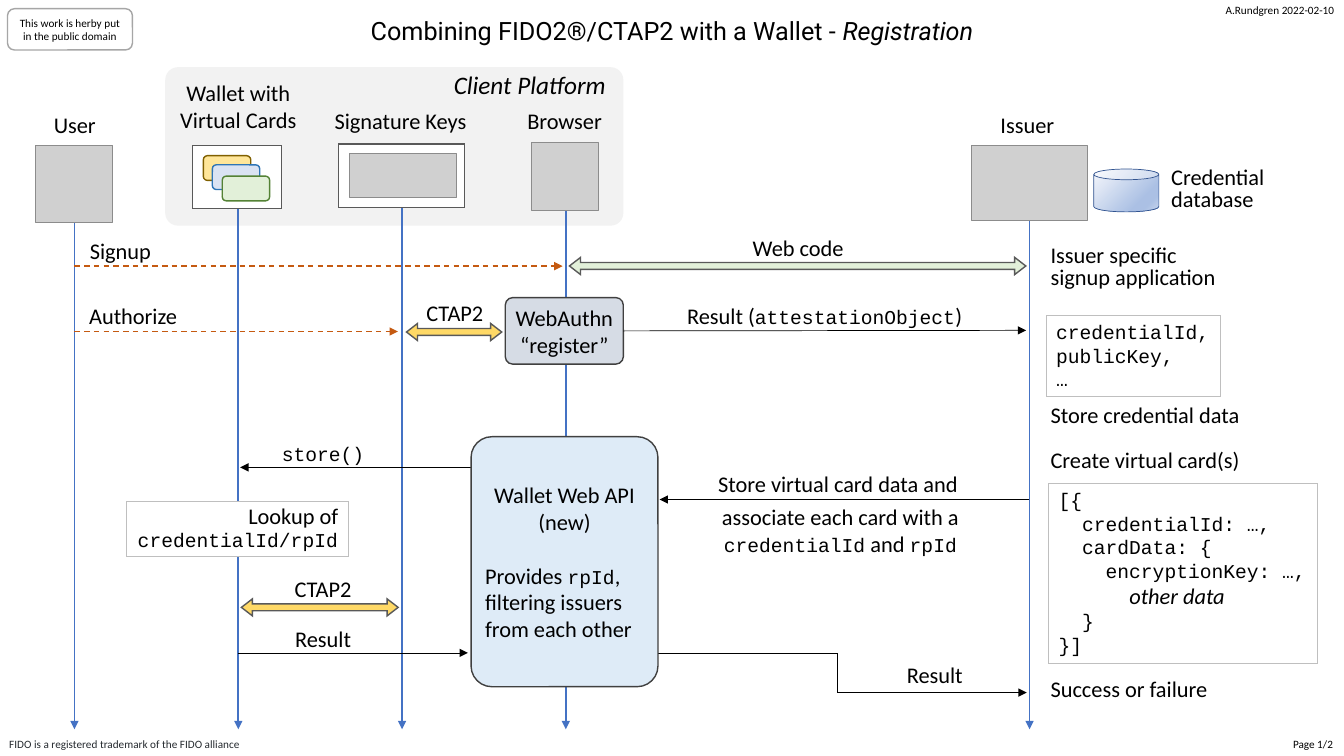
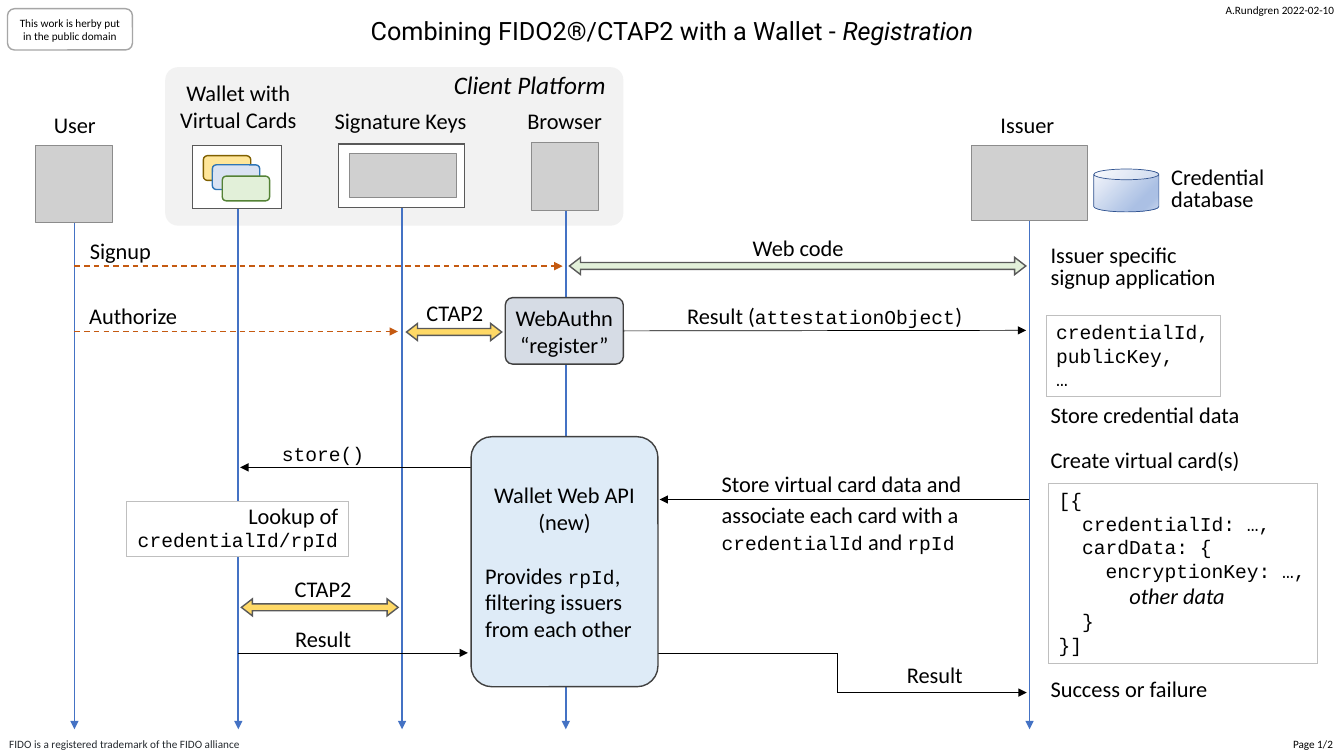
Before and after one commit to fido-web-pay/specification, a slide deck: slide 1 of fido-wallet-a.rundgren.pptx. Drawn at 1344x756 pixels with LibreOffice and Linux fonts; fonts in the diff are those of the drawing; grey boxes stand for pictures. Boxes give left, top, right and bottom in pixels: in the first picture for what was removed or moved away, otherwise in the second. Text is boxed around its words. In the diff, an @@ line names an element or a change of style, - is before the commit and + after.

```diff
--- a/fido-wallet-a.rundgren.pptx
+++ b/fido-wallet-a.rundgren.pptx
@@ text "Store virtual card data and" at (722, 476, 961, 492): alignment centre to left @@
@@ text "associate each card with a ..." at (722, 507, 959, 554): alignment centre to left @@
```
Also in this commit, not shown: 1 other file.
